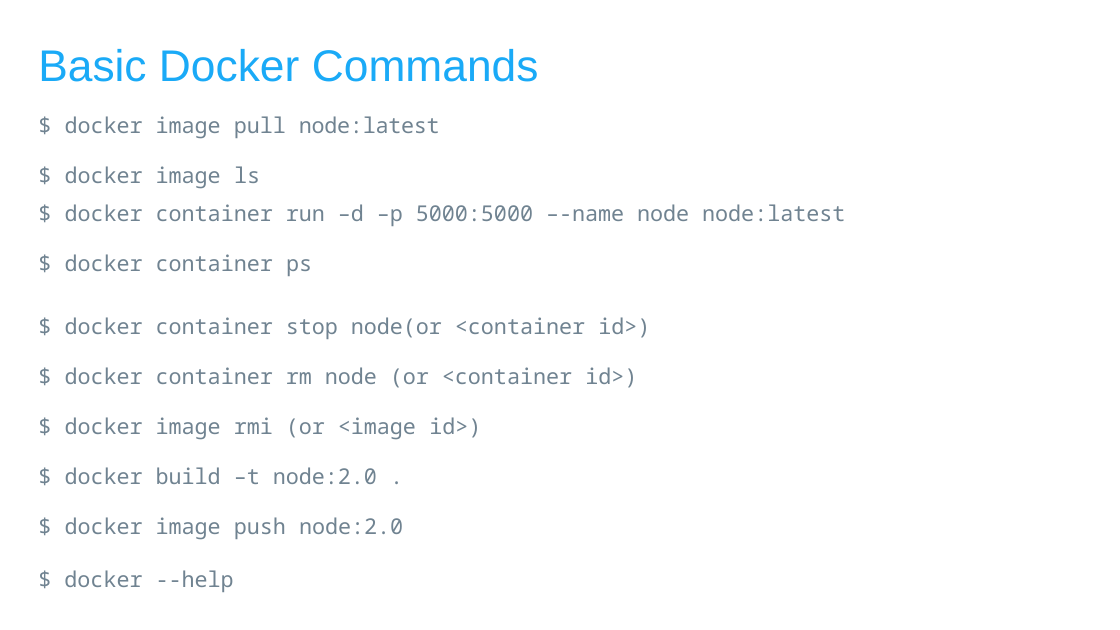
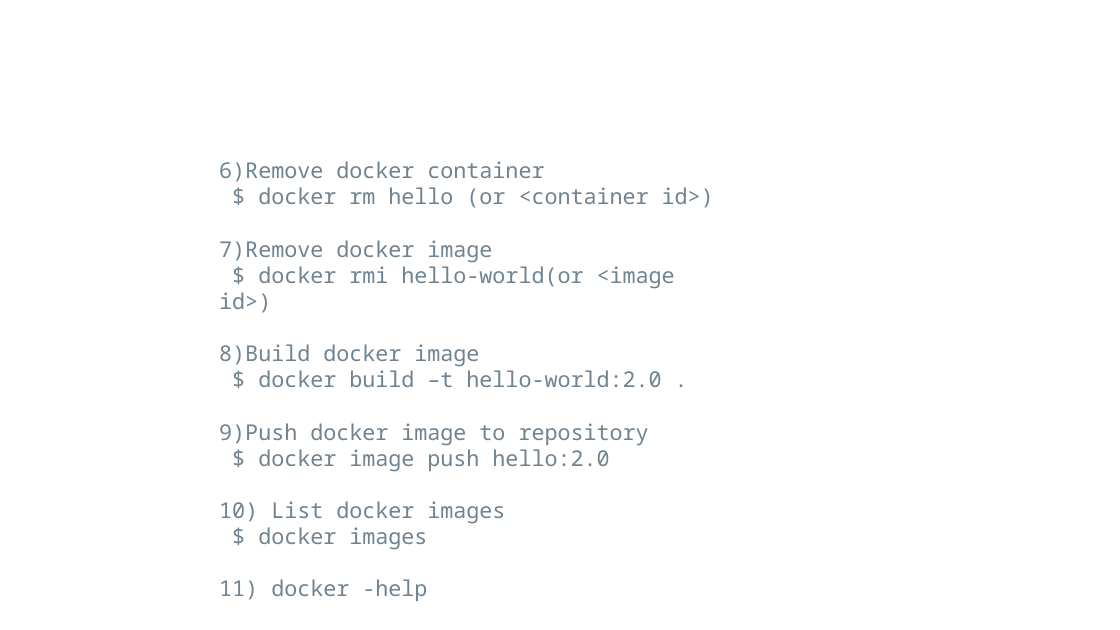
Before and after one commit to falcon-sky/containerization, a slide deck: slide 12 of Docker/Day1/docker_understanding.pptx. Drawn at 1120x630 pixels with LibreOffice and Linux fonts; fonts in the diff are those of the drawing; background and template pictures are left out. Boxes give left, top, right and bottom in pixels: in the first picture for what was removed or moved away, otherwise in the second. Text is boxed around its words. In the diff, an @@ line names an element or a change of style, - is before the commit and + after.

Commit message:
training docker

```diff
--- a/Docker/Day1/docker_understanding.pptx
+++ b/Docker/Day1/docker_understanding.pptx
@@ title removed at bbox=[38, 49, 539, 82] @@
-Basic Docker Commands
@@ text at bbox=[219, 161, 714, 550]: text changed @@
-$ docker image pull node:latest
-$ docker image ls
-$ docker container run –d –p 5000:5000 –-name node node:latest
-$ docker container ps
-$ docker container stop node(or <container id>)
-$ docker container rm node (or <container id>)
-$ docker image rmi (or <image id>)
-$ docker build –t node:2.0 .
-$ docker image push node:2.0
-$ docker --help
+6)Remove docker container
+$ docker rm hello (or <container id>)
+7)Remove docker image
+$ docker rmi hello-world(or <image id>)
+8)Build docker image
+$ docker build –t hello-world:2.0 .
+9)Push docker image to repository
+$ docker image push hello:2.0
+10) List docker images
+$ docker images
+11) docker -help
```
Also in this commit, not shown: 20 other slides changed, 1 slide added, 1 slide removed, 16 other files.
